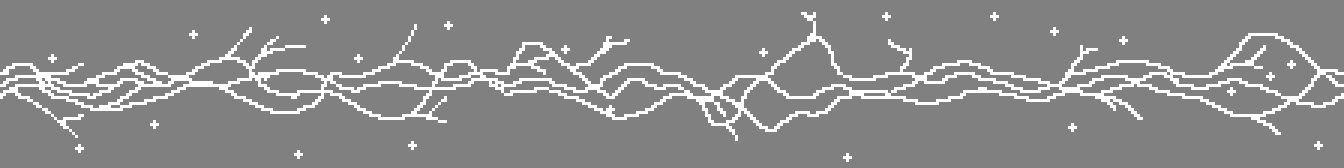
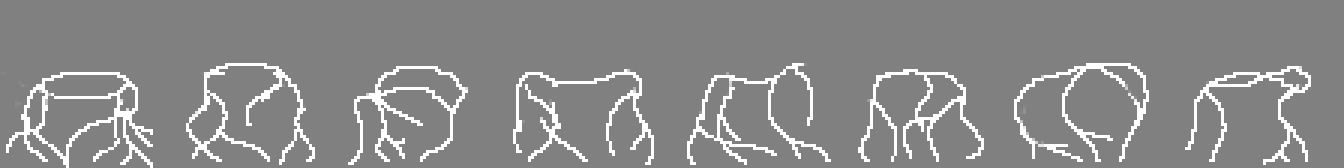
Layered file, before and after one edit (1344×168). Changes by layer:
added layer "Reaching" above "Layer" over [left=0, top=63, right=1311, bottom=168]
hid "Layer" over [left=0, top=12, right=1344, bottom=162]
